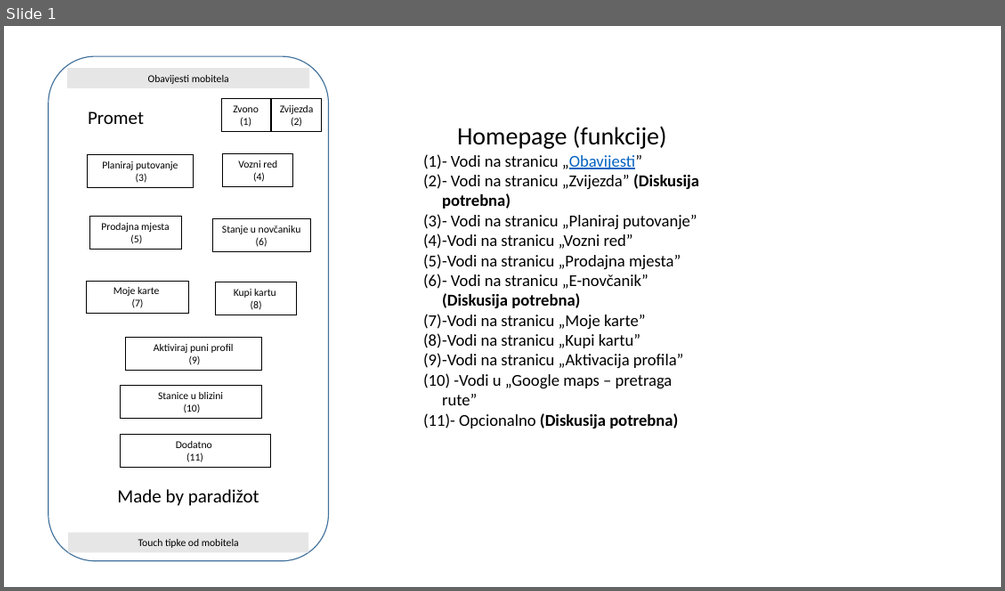
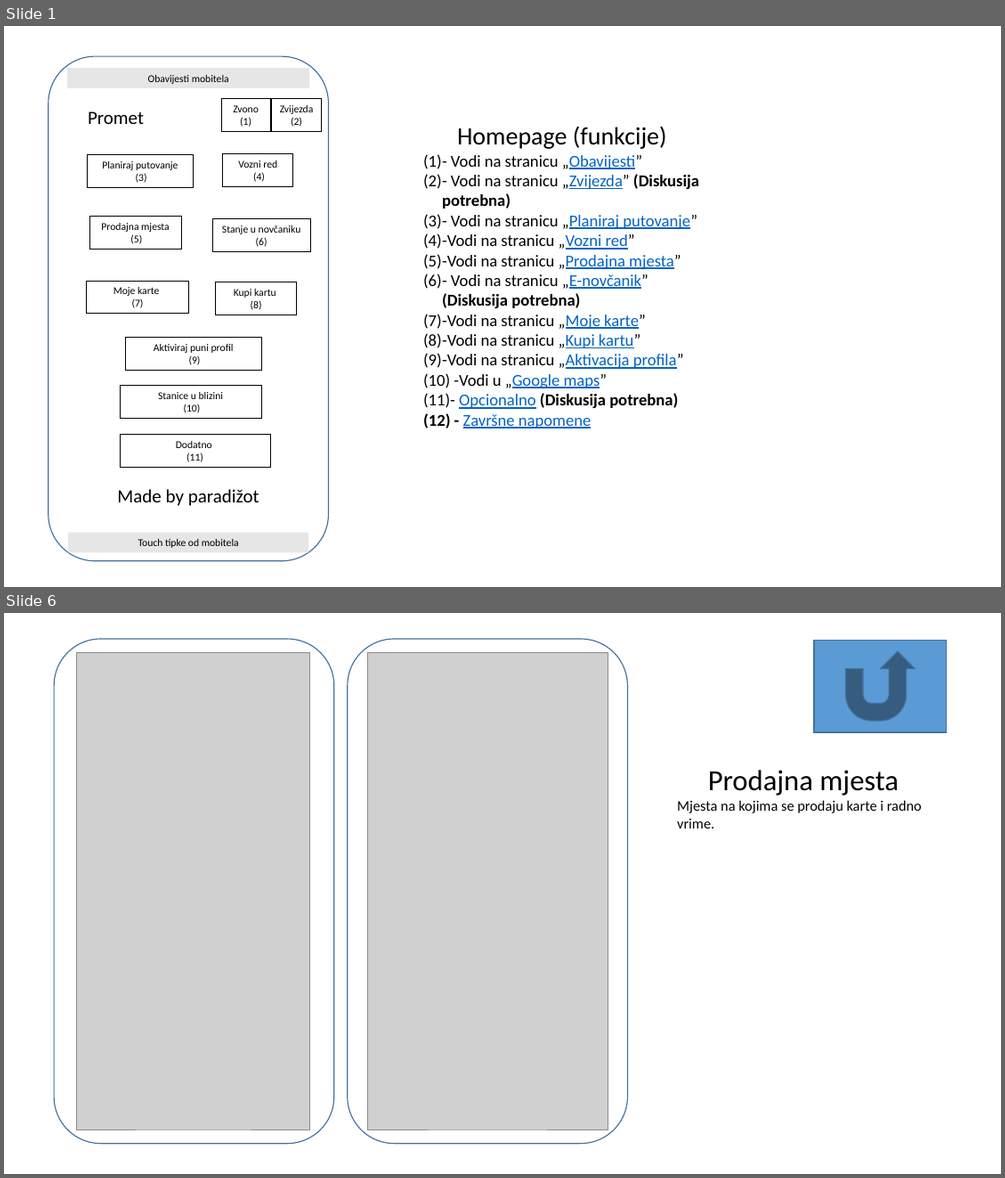
Before and after one commit to nibzard/2025-intro-swe, a slide deck: projects/paradizot-kcurcija-ekevic-ltomic-jvitaljic/Plan aplikacije.pptx. Shown one above the other, each under a label of ours: slide 1 before the commit, slides 1 and 6 after it; the slides between them are not shown. The pictures are 1005x591 and 1005x1178 pixels, drawn with LibreOffice and Linux fonts; fonts in the diff are those of the drawing; grey boxes stand for pictures. Boxes give left, top, right and bottom in pixels: in the first picture for what was removed or moved away, otherwise in the second. Text is boxed around its words. In the diff, an @@ line names an element or a change of style, - is before the commit and + after.

```diff
--- a/projects/paradizot-kcurcija-ekevic-ltomic-jvitaljic/Plan aplikacije.pptx
+++ b/projects/paradizot-kcurcija-ekevic-ltomic-jvitaljic/Plan aplikacije.pptx
@@ slide 6 added at bbox=[4, 613, 1001, 1174], background #FFFFFF @@
@@ rounded rectangle added at bbox=[54, 639, 334, 1144], outline #43739E 1 pt @@
@@ rounded rectangle added at bbox=[348, 639, 628, 1144], outline #43739E 1 pt @@
@@ picture added at bbox=[77, 653, 310, 1129] @@
@@ picture added at bbox=[367, 653, 607, 1129] @@
@@ action button return added at bbox=[814, 640, 947, 732], fill #5B9BD5, outline #43739E 1 pt @@
@@ text added at bbox=[677, 770, 922, 828], 14 pt, text #000000 @@
+Prodajna mjesta
+Mjesta na kojima se prodaju karte i radno vrime.
@@ slide 1 changed as well @@
@@ text at bbox=[423, 174, 699, 409]: text colour #000000 to #0563C1, underline on in "„Zvijezda”", "„Planiraj putovanje”", "„Vozni red”", "„Prodajna mjesta”" and 5 more places @@
@@ text at bbox=[453, 374, 607, 389]: text changed; text colour #000000 to #0563C1 @@
-(10) -Vodi u „Google maps – pretraga rute”
+(10) -Vodi u „Google maps”
@@ text at bbox=[463, 414, 591, 428]: paragraph added @@
+(12) - Završne napomene
```
Also in this commit, not shown: 11 other slides added, 1 slide removed.
